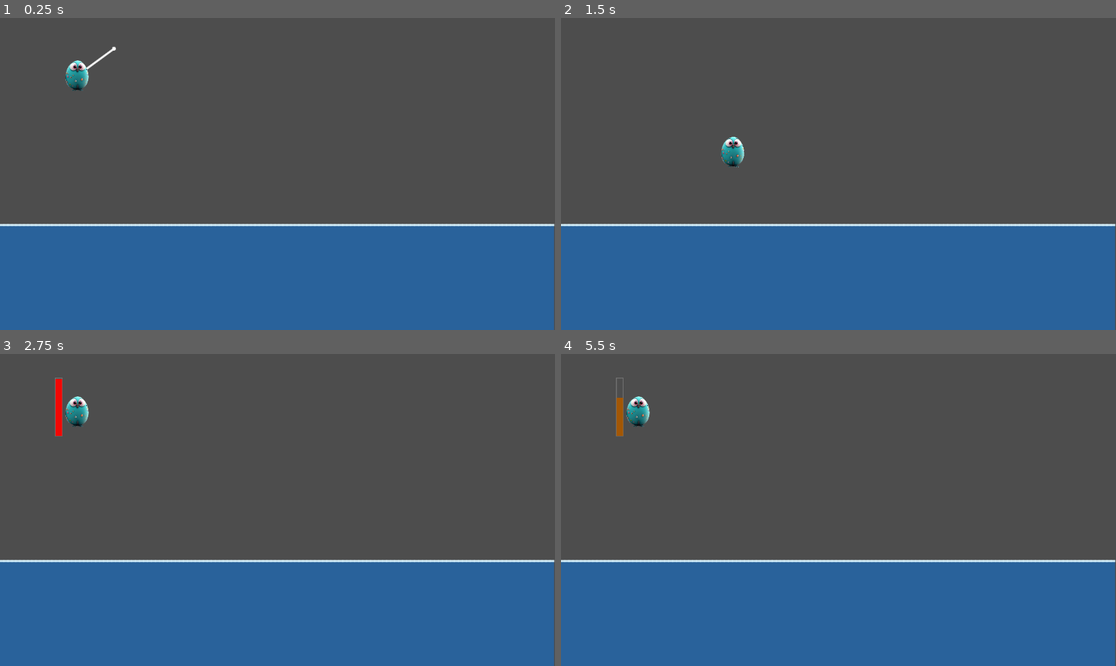
Above: before the commit, frames 1-4 (two rows, left to right).
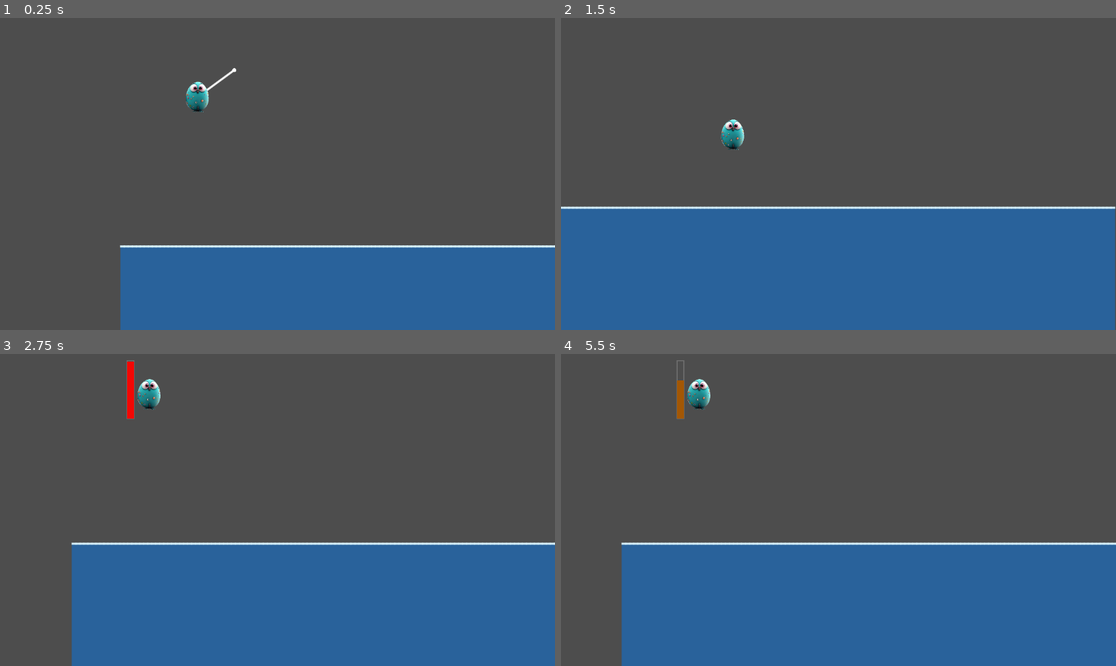
Above: after the commit, the same moments.

Repository: pebblehed/pebblehedz-godot
Game: Godot game, scene res://main.tscn
Two runs of this game, one before a commit and one after it. Both use one fixed random seed, a clock stepped at 60 frames per second and the inputs below.
Inputs (mouse positions are in pixels of both pictures, inside the frame that each line leads up to):
- Up to frame 1 (0.25 s): no input
- Up to frame 2 (1.5 s): tap Enter (ui_accept) at 0.5, 0.77 s; move the mouse to (960, 158) at 0.52 s; tap R at 0.6 s; click (960, 158) at 0.67 s; drag from (727, 189) to (810, 236) at 1.27 s
- Up to frame 3 (2.75 s): move the mouse to (333, 441) at 2.02 s; tap R at 2.1 s; click (333, 441) at 2.17 s
- Up to frame 4 (5.5 s): drag from (810, 572) to (672, 463) at 2.77 s; move the mouse to (1005, 556) at 3.52 s; tap R at 3.6, 5.1 s; click (1005, 556) at 3.67 s; tap Enter (ui_accept) at 3.77 s; drag from (672, 463) to (755, 432) at 4.27 s; move the mouse to (866, 510) at 5.02 s; click (866, 510) at 5.17 s

The runs differ from the first frame. In frame 1, 14% of the frame differs, in the area x 0-100%, y 9-100%; in frame 2, 7.0%; in frame 3, 11%; in frame 4, 11%.

Commit message:
Add baseline camera follow system

Diff:
--- /dev/null
+++ b/PebbleCamera2D.gd
@@ -0,0 +1,52 @@
+extends Camera2D
+class_name PebbleCamera2D
+
+# PebbleCamera2D.gd
+# Baseline camera follow system for Pebble Hedz.
+#
+# Purpose:
+# - Follow the pebble horizontally.
+# - Keep vertical framing stable for now.
+# - Do not add zoom, cinematic behaviour, or dynamic effects yet.
+
+@export var target_path: NodePath
+
+@export_group("Follow")
+@export var follow_x: bool = true
+@export var follow_y: bool = false
+@export var follow_smoothing: float = 6.0
+
+@export_group("Framing")
+@export var vertical_lock_y: float = 360.0
+@export var horizontal_offset: float = 260.0
+
+var target: Node2D
+
+
+func _ready() -> void:
+	# Resolve the pebble once when the scene starts.
+	target = get_node_or_null(target_path) as Node2D
+
+	# Make this the active camera.
+	make_current()
+
+
+func _process(delta: float) -> void:
+	if target == null:
+		return
+
+	var desired_position := global_position
+
+	if follow_x:
+		desired_position.x = target.global_position.x + horizontal_offset
+
+	if follow_y:
+		desired_position.y = target.global_position.y
+	else:
+		desired_position.y = vertical_lock_y
+
+	# Smooth camera movement so it does not snap harshly.
+	global_position = global_position.lerp(
+		desired_position,
+		1.0 - exp(-follow_smoothing * delta)
+	)
--- a/main.tscn
+++ b/main.tscn
@@ -4,6 +4,7 @@
 [ext_resource type="Script" uid="uid://b61pf3ta7nsn3" path="res://HookeWater2D.gd" id="2_h2yge"]
 [ext_resource type="Script" uid="uid://ctyajg0utm1du" path="res://TestPebbleCharacter.gd" id="3_h2yge"]
 [ext_resource type="Texture2D" uid="uid://q0n0gikp4spy" path="res://Pebble_2.PNG" id="4_1bvp3"]
+[ext_resource type="Script" uid="uid://bprqloc6v2v1l" path="res://PebbleCamera2D.gd" id="5_lquwl"]
 
 [sub_resource type="CircleShape2D" id="CircleShape2D_1bvp3"]
 radius = 12.0
@@ -25,3 +26,7 @@
 [node name="Sprite2D" type="Sprite2D" parent="TestPebbleCharacter2D" unique_id=632548941]
 scale = Vector2(0.15, 0.15)
 texture = ExtResource("4_1bvp3")
+
+[node name="PebbleCamera2D" type="Camera2D" parent="." unique_id=1896315666]
+script = ExtResource("5_lquwl")
+target_path = NodePath("../TestPebbleCharacter2D")
Not shown, added: PebbleCamera2D.gd.uid
